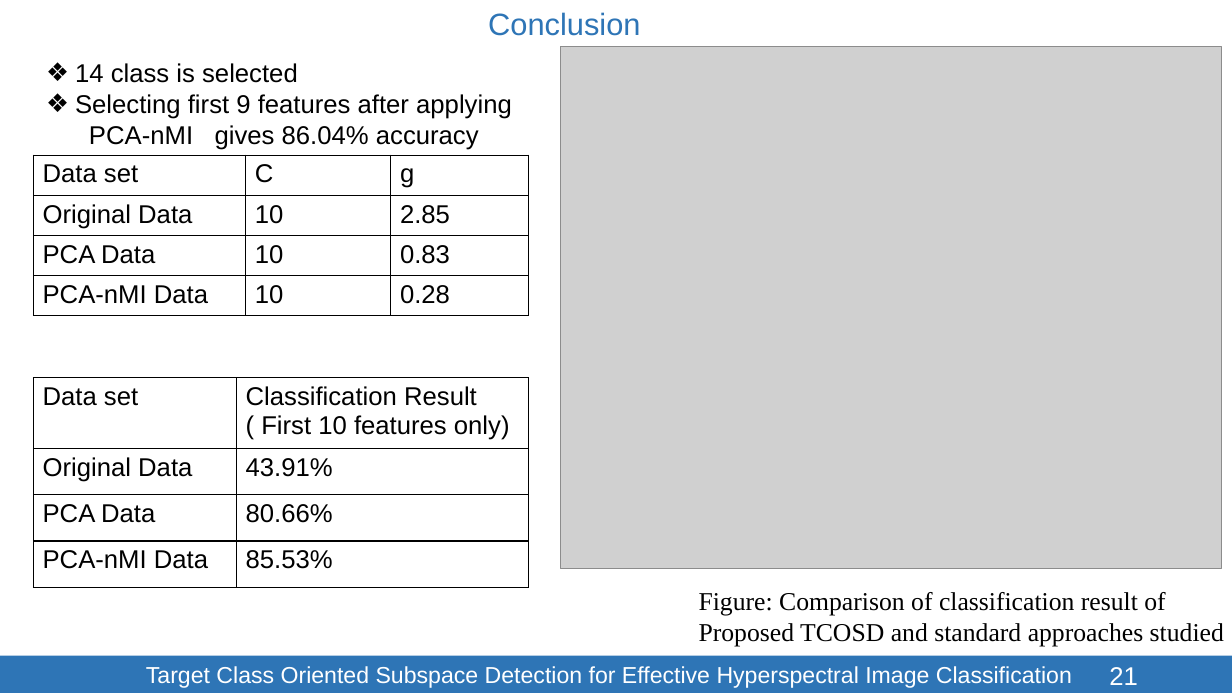
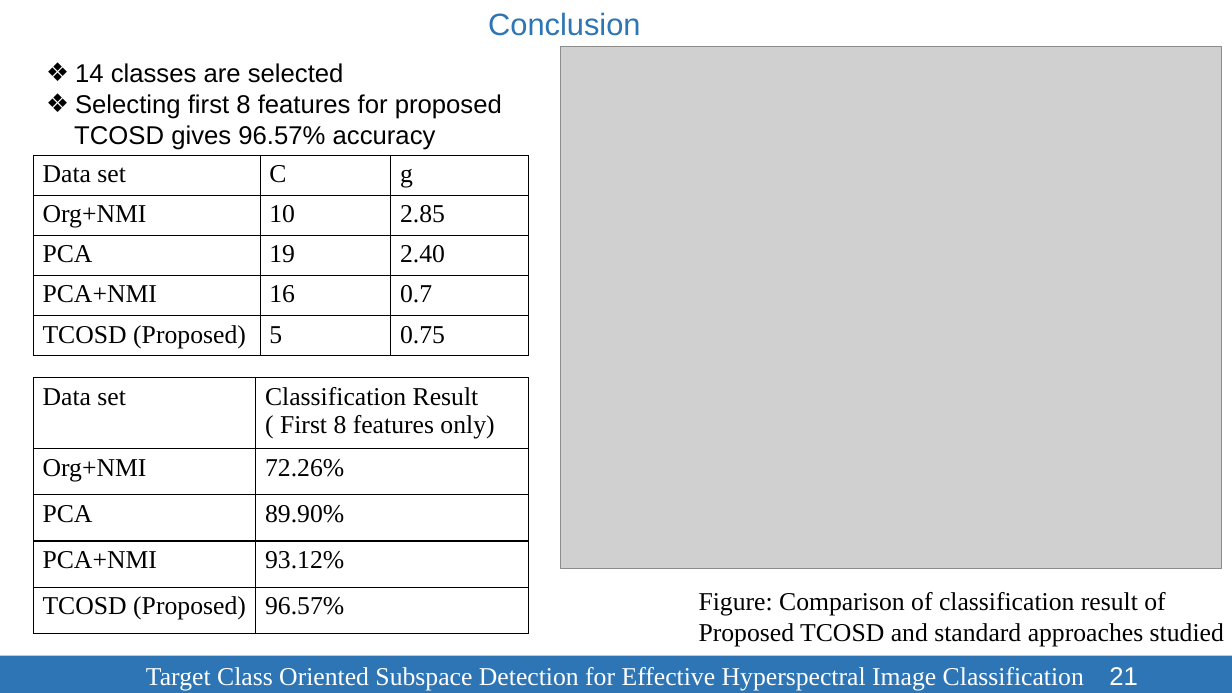
Before and after one commit to SleepyBrain/Remote-Sensing, a slide deck: slide 21 of Presentation/TCOSD-123086.pptx. Drawn at 1232x693 pixels with LibreOffice and Linux fonts; fonts in the diff are those of the drawing; grey boxes stand for pictures; background and template pictures are left out. Boxes give left, top, right and bottom in pixels: in the first picture for what was removed or moved away, otherwise in the second. Text is boxed around its words. In the diff, an @@ line names an element or a change of style, - is before the commit and + after.

```diff
--- a/Presentation/TCOSD-123086.pptx
+++ b/Presentation/TCOSD-123086.pptx
@@ text at <box>74,63,502,150</box>: text changed @@
-❖ 14 class is selected
-❖ Selecting first 9 features after applying
-PCA-nMI gives 86.04% accuracy
+❖ 14 classes are selected
+❖ Selecting first 8 features for proposed
+TCOSD gives 96.57% accuracy
@@ table at <box>33,155,528,356</box> @@
-row 2: Original Data | 10 | 2.85
-row 3: PCA Data | 10 | 0.83
-row 4: PCA-nMI Data | 10 | 0.28
+row 2: Org+NMI | 10 | 2.85
+row 3: PCA | 19 | 2.40
+row 4: PCA+NMI | 16 | 0.7
+row 5: TCOSD (Proposed) | 5 | 0.75
@@ table at <box>33,378,529,634</box> @@
-row 1: Data set | Classification Result / ( First 10 features only)
-row 2: Original Data | 43.91%
-row 3: PCA Data | 80.66%
-row 4: PCA-nMI Data | 85.53%
+row 1: Data set | Classification Result / ( First 8 features only)
+row 2: Org+NMI | 72.26%
+row 3: PCA | 89.90%
+row 4: PCA+NMI | 93.12%
+row 5: TCOSD (Proposed) | 96.57%
@@ rectangle "Target Class Oriented Subspace Detection ..." at <box>0,656,1232,693</box>: size 18 to 20 pt, font Arial to Times New Roman @@
```
Also in this commit, not shown: 9 other slides changed, 8 other files.
